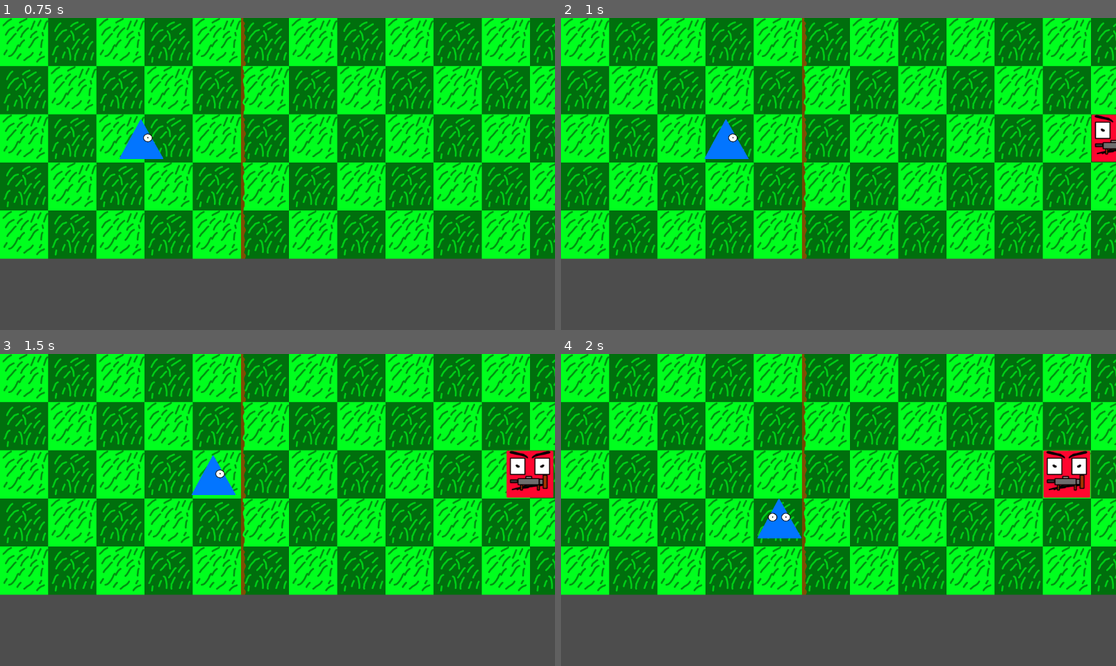
Above: before the commit, frames 1-4 (two rows, left to right).
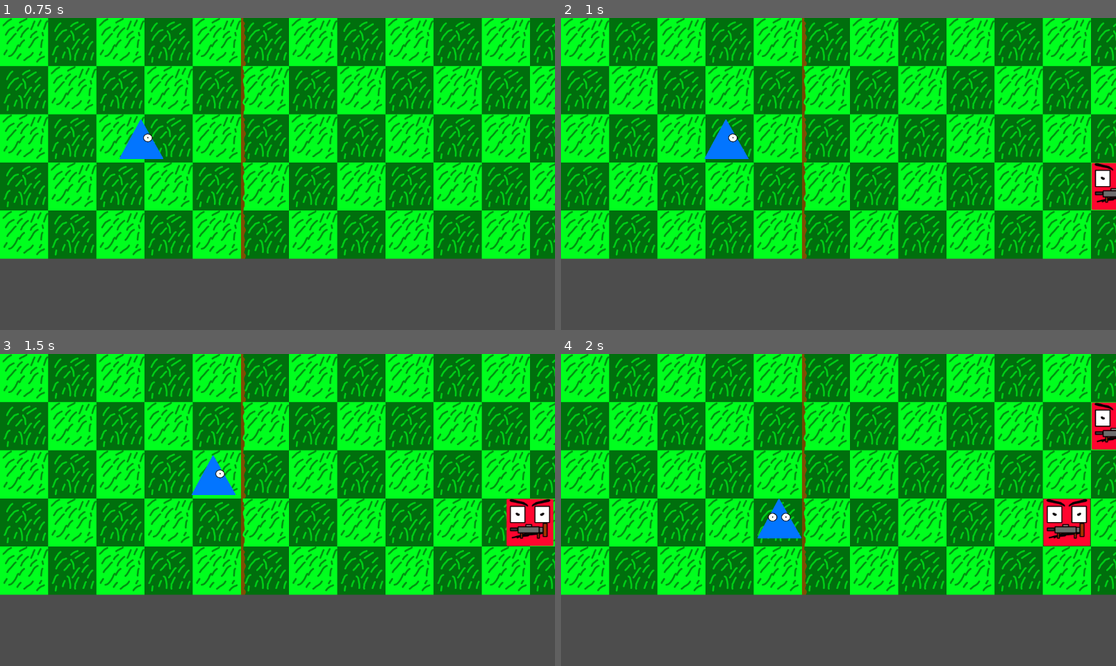
Above: after the commit, the same moments.

Repository: Killfreek/Rats
Game: Godot game, scene res://main.tscn
The game is run twice, just before and just after one commit, with the same random seed, the same clock (stepped at 60 frames per second) and the same inputs.
Inputs:
- Up to frame 1 (0.75 s): tap Enter at 0.5 s; hold D (MoveRight) from 0.53 s (still down)
- Up to frame 2 (1 s): keep holding D (MoveRight)
- Up to frame 3 (1.5 s): release D (MoveRight) at 1.28 s; hold S (MoveDown) from 1.28 s (still down)
- Up to frame 4 (2 s): keep holding S (MoveDown)

Frame 1 is identical in both runs. In frame 2, 1.4% of the frame differs, in the area x 95-100%, y 30-62%; in frame 3, 2.6%; in frame 4, 3.3%, in the area x 86-100%, y 15-62%.

Commit message:
Added despawning and locking / unlocking of lanes

Diff:
--- a/EnemyBots/EnemySpawnController.gd
+++ b/EnemyBots/EnemySpawnController.gd
@@ -3,15 +3,27 @@
 @export var spawnLocations : Array[Node2D]
 @export var enemyScene : PackedScene
 
+var spawnLocationsUseState : Array[bool]
+
+func _ready():
+	spawnLocationsUseState.resize(spawnLocations.size());
+	spawnLocationsUseState.fill(false);
+
+
 func _on_enemy_spawn_timer_timeout():
-	print("spawning enemy");
 	var rng = RandomNumberGenerator.new()
-	var spawnLocation = spawnLocations[rng.randf_range(0, spawnLocations.size() - 1)];
-	spawnLocation.position.x -= 100;
-	var enemy = enemyScene.instantiate();
-	enemy.position = self.position + spawnLocation.position;
-	var formatString = "enemy spawned at %s";
-	var actualString = formatString % [spawnLocation.position];
-	print(actualString);
+	var rngNumber = int(rng.randf_range(0, spawnLocations.size()));
+	if !spawnLocationsUseState[rngNumber]:
+		var spawnLocation = spawnLocations[rngNumber];
+		spawnLocation.position.x -= 100;
+		var enemy = enemyScene.instantiate();
+		enemy.setup(rngNumber);
+		enemy.position = self.position + spawnLocation.position;
 
-	add_child(enemy);
+		enemy.left.connect(_on_enemy_despawn);
+
+		add_child(enemy);
+		spawnLocationsUseState[rngNumber] = true;
+
+func _on_enemy_despawn(index : int):
+	spawnLocationsUseState[index] = false;
--- a/EnemyBots/EnemywithGun.gd
+++ b/EnemyBots/EnemywithGun.gd
@@ -5,6 +5,9 @@
 @export var speed : int
 
 var finalPosition
+var rowPosition
+
+signal left(rowIndex : int);
 
 func _ready():
 	finalPosition = self.position + Vector2(moveStepCount * (moveStepDistance * -1), 0)
@@ -17,3 +20,9 @@
 
 func move_ToTarget(delta):
 	self.position = self.position.move_toward(finalPosition, delta * speed)
+
+func setup(rowPositionP):
+	rowPosition = rowPositionP;
+
+func _on_tree_exited():
+	left.emit(rowPosition)
--- a/EnemyBots/EnemywithGun.tscn
+++ b/EnemyBots/EnemywithGun.tscn
@@ -24,3 +24,5 @@
 [node name="AnimatedSprite2D" type="AnimatedSprite2D" parent="."]
 scale = Vector2(0.5, 0.5)
 sprite_frames = SubResource("SpriteFrames_ffakx")
+
+[connection signal="tree_exited" from="." to="." method="_on_tree_exited"]
--- a/Player/player.gd
+++ b/Player/player.gd
@@ -55,9 +55,6 @@
 	else:
 		var movementLeftToDo = player.global_position.distance_to(finalPosition);
 		var precentageMovementLeft = (movementLeftToDo / originalDistanceForMovement) * 100;
-		var formatString = "Movment left to do %s there is %s left";
-		var actualString = formatString % [movementLeftToDo, precentageMovementLeft];
-		print(actualString);
 
 		var canReverse = false
 		if Input.is_action_pressed("MoveRight") && lastButtonClicked == 4 && precentageMovementLeft >= CancelMovementThreshold:
@@ -85,9 +82,6 @@
 	finalPosition = postition + velocaty;
 	isMoving = true;
 	originalDistanceForMovement = postition.distance_to(finalPosition);
-	var formatString = "Setting new position of %s we have %s movement to do";
-	var actualString = formatString % [finalPosition, originalDistanceForMovement];
-	print(actualString);
 	movementStartPoint = postition;
 	if velocaty.x > 0:
 		$AnimatedSprite2D.animation = "Right";
--- a/main.tscn
+++ b/main.tscn
@@ -40,7 +40,6 @@
 position = Vector2(0, 400)
 
 [node name="EnemySpawnTimer" type="Timer" parent="EnemySpawnLocations"]
-one_shot = true
 autostart = true
 
 [node name="TileMap" parent="." instance=ExtResource("2_aw33h")]
